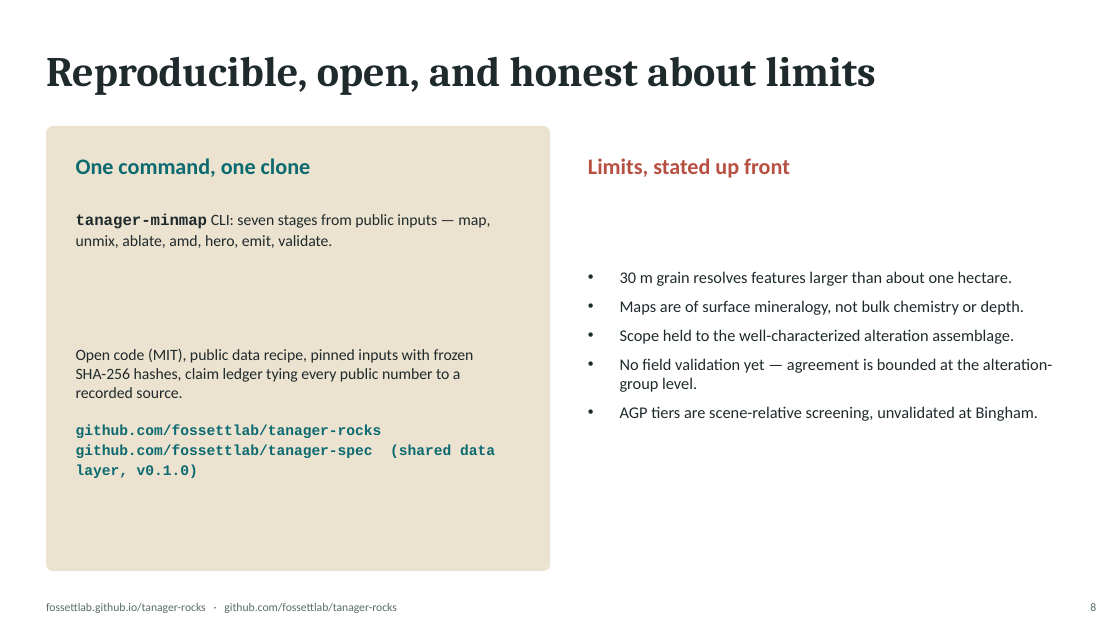
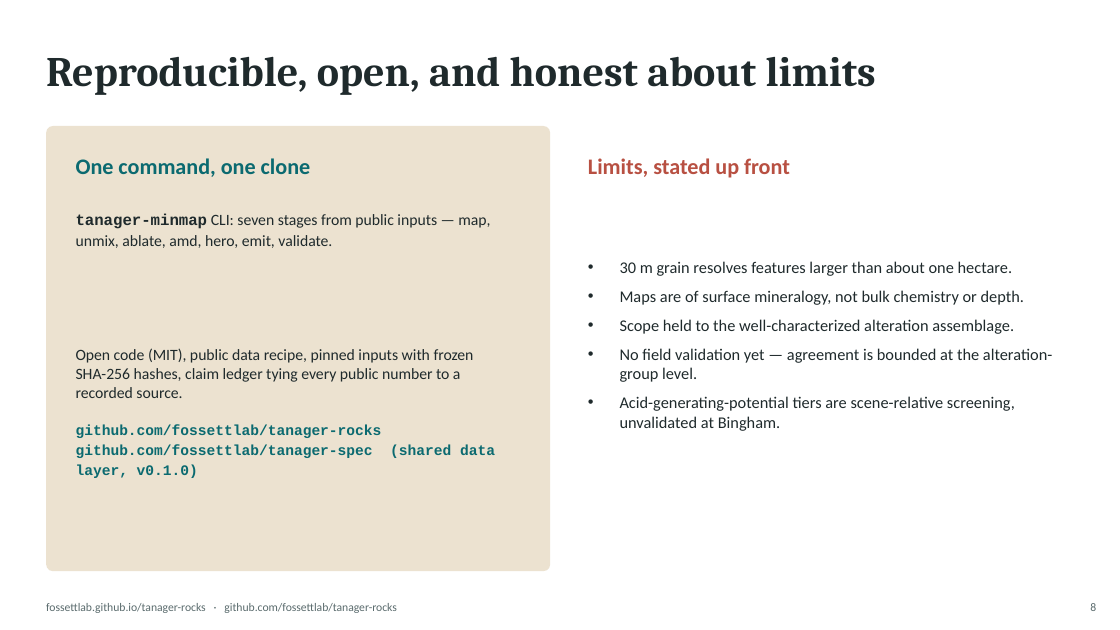
Before and after one commit to fossettlab/tanager-minmap, a slide deck: slide 8 of submission/tanager_rocks_deck.pptx. Drawn at 1120x630 pixels with LibreOffice and Linux fonts; fonts in the diff are those of the drawing. Boxes give left, top, right and bottom in pixels: in the first picture for what was removed or moved away, otherwise in the second. Text is boxed around its words. In the diff, an @@ line names an element or a change of style, - is before the commit and + after.

```diff
--- a/submission/tanager_rocks_deck.pptx
+++ b/submission/tanager_rocks_deck.pptx
@@ text at [620, 396, 1015, 431]: text changed @@
-• AGP tiers are scene-relative screening, unvalidated at Bingham.
+• Acid-generating-potential tiers are scene-relative screening, unvalidated at Bingham.
```
Also in this commit, not shown: 3 other slides changed, 3 other files.
